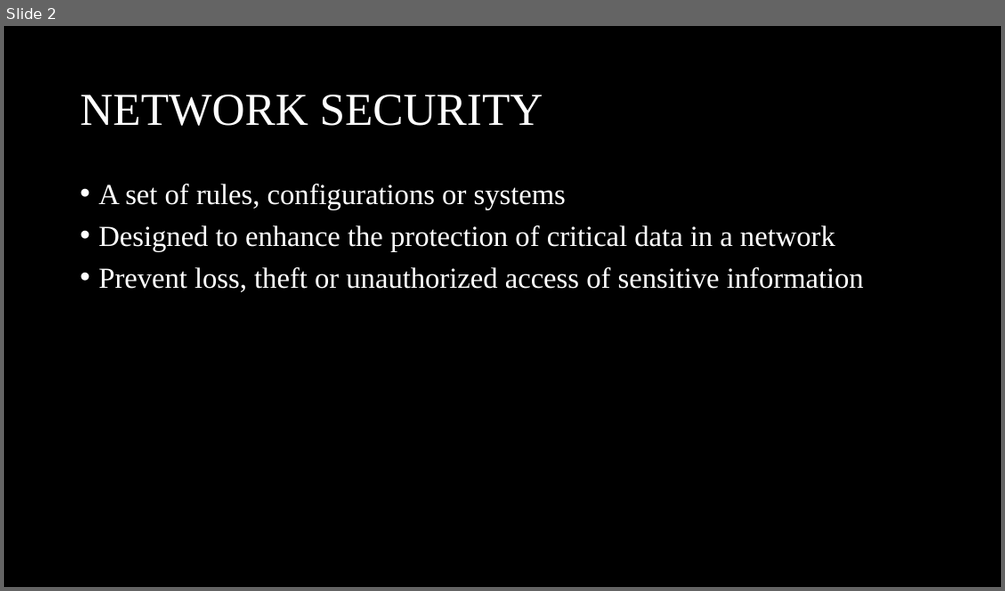
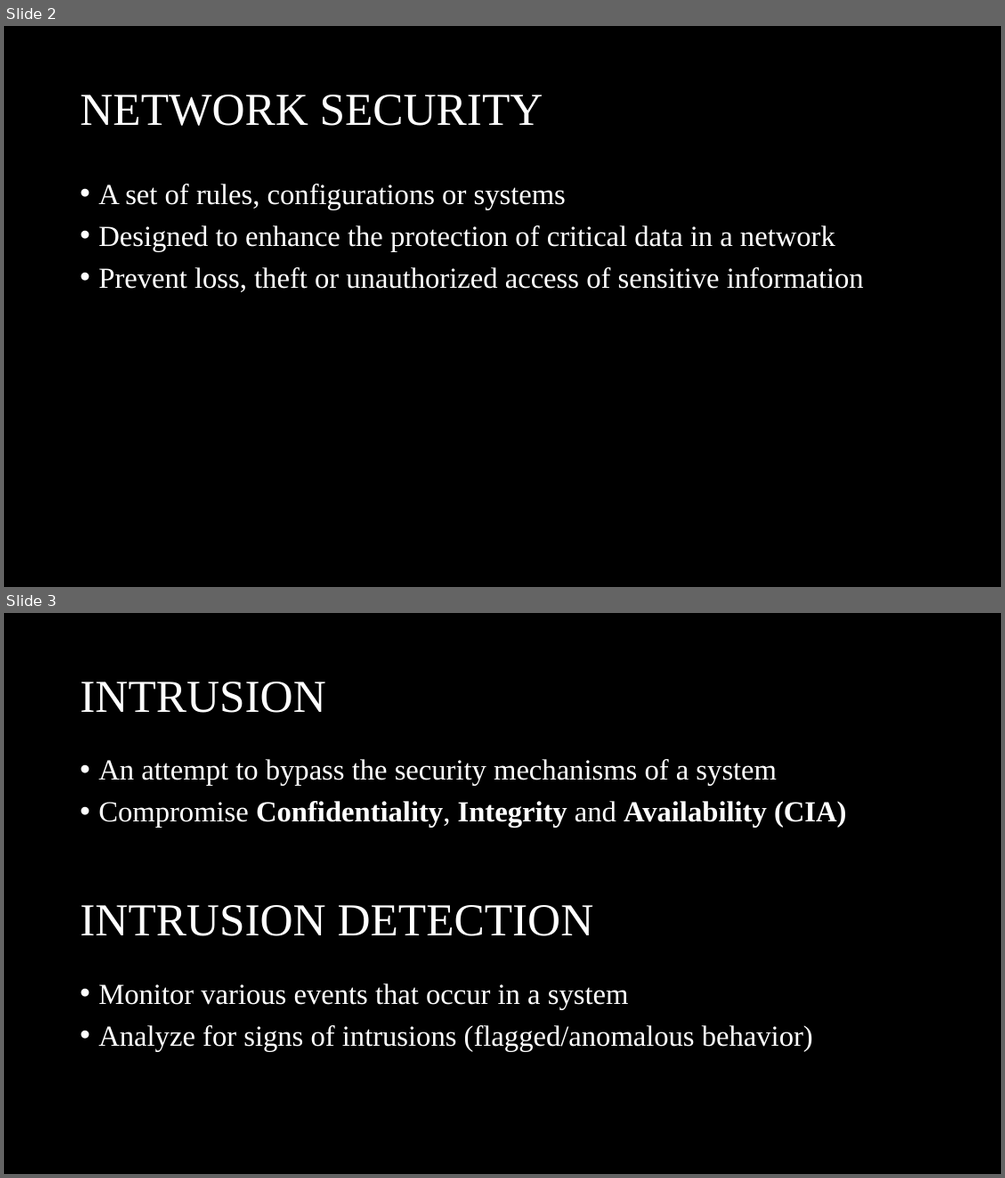
Before and after one commit to rojinadeuja/NSL-KDD-Network-Security, a slide deck: NSL_KDD_Network_Security_Analysis.pptx. Shown one above the other, each under a label of ours: slide 2 before the commit, slides 2 and 3 after it. The pictures are 1005x591 and 1005x1178 pixels, drawn with LibreOffice and Linux fonts; fonts in the diff are those of the drawing. Boxes give left, top, right and bottom in pixels: in the first picture for what was removed or moved away, otherwise in the second. Text is boxed around its words. In the diff, an @@ line names an element or a change of style, - is before the commit and + after.

Commit message:
Define intrusion and intrusion detection

```diff
--- a/NSL_KDD_Network_Security_Analysis.pptx
+++ b/NSL_KDD_Network_Security_Analysis.pptx
@@ slide 3 added at <box>4,613,1001,1174</box>, background #000000 @@
@@ title added at <box>80,682,325,713</box>, 44 pt, text #FFFFFF @@
+INTRUSION
@@ text added at <box>98,759,847,827</box>, 28 pt, text #FFFFFF @@
+• An attempt to bypass the security mechanisms of a system
+• Compromise Confidentiality, Integrity and Availability (CIA)
@@ text added at <box>80,905,594,936</box>, 44 pt, text #FFFFFF @@
+INTRUSION DETECTION
@@ text added at <box>98,983,813,1051</box>, 28 pt, text #FFFFFF @@
+• Monitor various events that occur in a system
+• Analyze for signs of intrusions (flagged/anomalous behavior)
```
